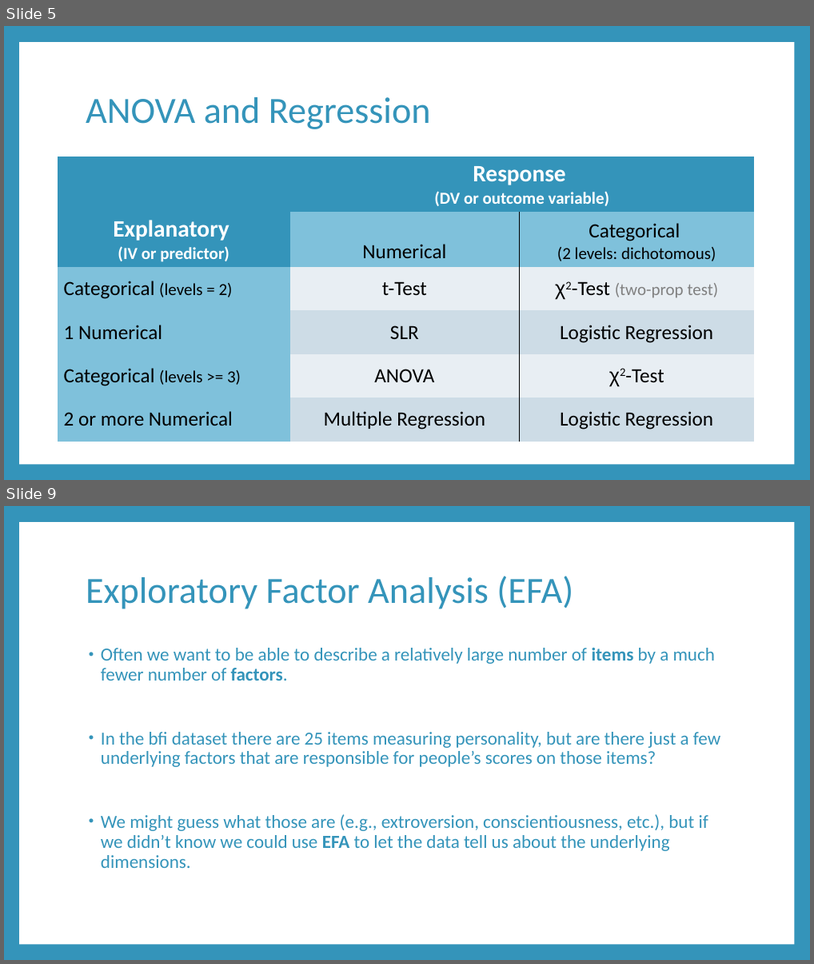
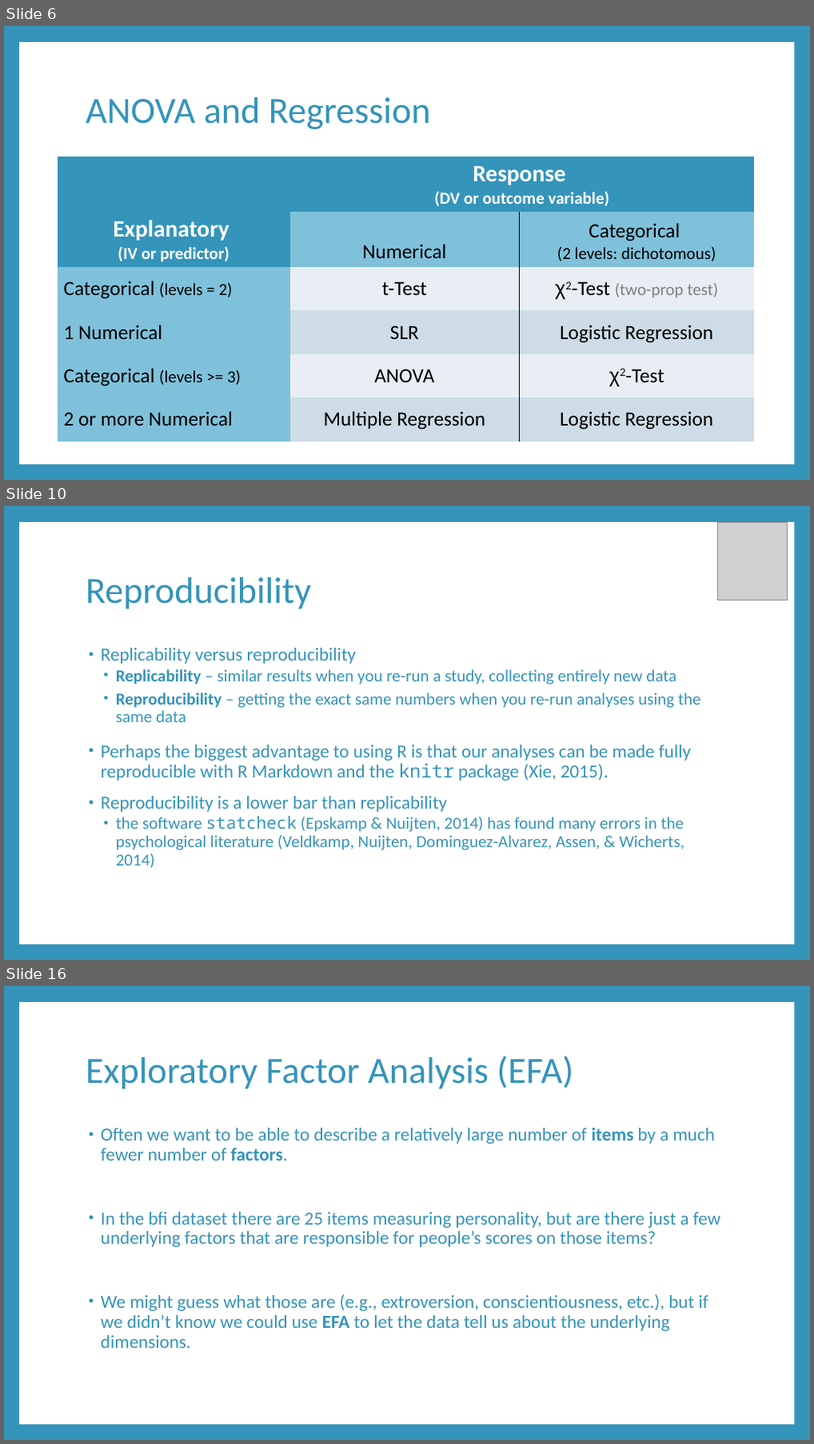
Before and after one commit to RandiLGarcia/datic-intro-to-r, a slide deck: docs/Day 2 Slides.pptx. Shown one above the other, each under a label of ours: slides 5 and 9 before the commit, slides 6, 10 and 16 after it; the slides between them are not shown. The pictures are 814x964 and 814x1444 pixels, drawn with LibreOffice and Linux fonts; fonts in the diff are those of the drawing; grey boxes stand for pictures. Boxes give left, top, right and bottom in pixels: in the first picture for what was removed or moved away, otherwise in the second. Text is boxed around its words. In the diff, an @@ line names an element or a change of style, - is before the commit and + after.

```diff
--- a/docs/Day 2 Slides.pptx
+++ b/docs/Day 2 Slides.pptx
@@ slide 10 added at [4, 506, 810, 960], background #3494BA; not listed: 1 template element that a slide beside it also shows @@
@@ picture added at [718, 522, 788, 600] @@
@@ title added at [86, 577, 311, 609], 44 pt, text #3494BA @@
+Reproducibility
@@ text added at [101, 648, 702, 868], 20 pt, text #3494BA @@
+• Replicability versus reproducibility
+  • Replicability – similar results when you re-run a study, collecting entirely new data
+  • Reproducibility – getting the exact same numbers when you re-run analyses using the same data
+• Perhaps the biggest advantage to using R is that our analyses can be made fully reproducible with R Markdown and the knitr package (Xie, 2015).
+• Reproducibility is a lower bar than replicability
+  • the software statcheck (Epskamp & Nuijten, 2014) has found many errors in the psychological literature (Veldkamp, Nuijten, Dominguez-Alvarez, Assen, & Wicherts, 2014)
@@ what was slide 5 is now slide 6 @@
@@ what was slide 9 is now slide 16 @@
```
Also in this commit, not shown: 10 slides changed, 8 other slides added, 1 slide removed, 58 other files.
